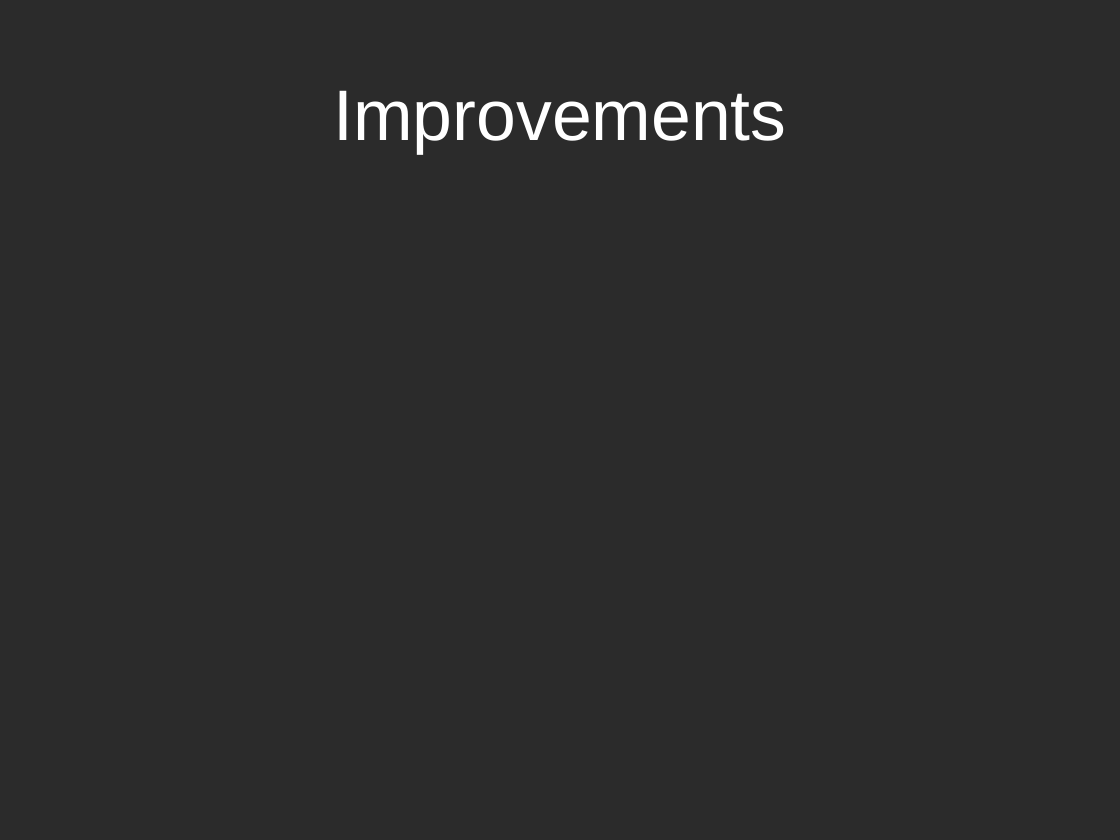
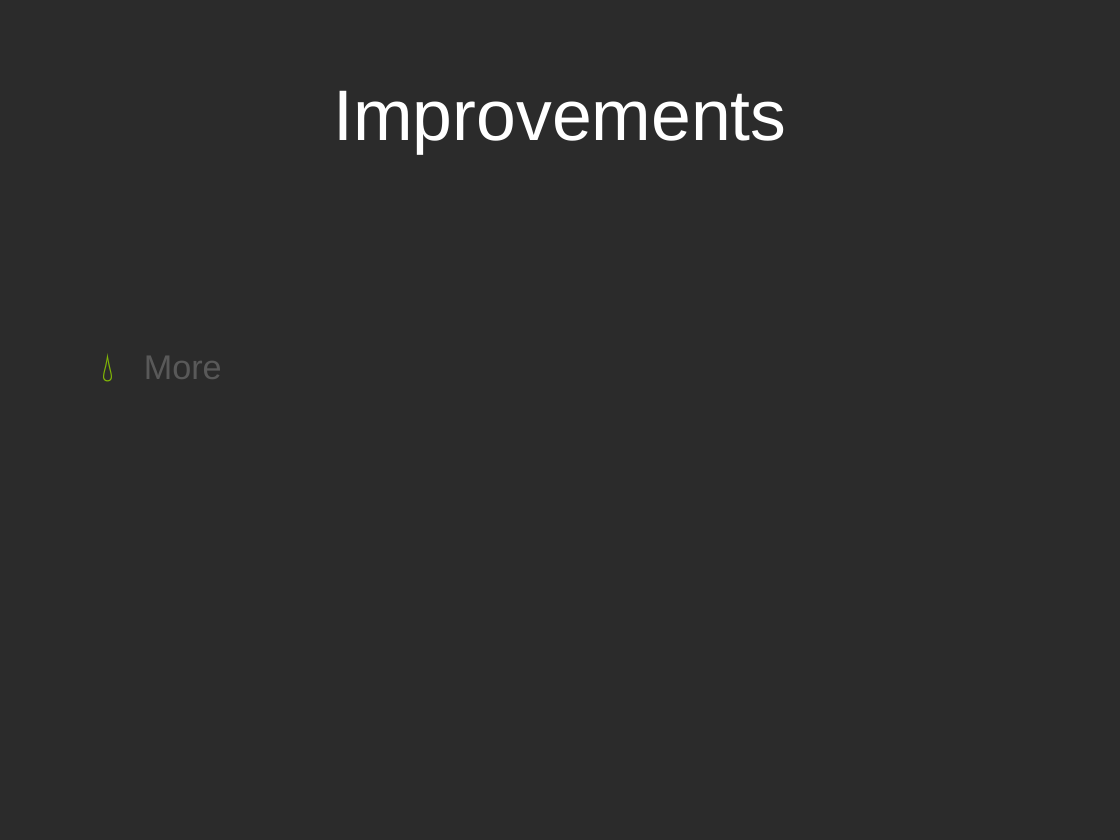
Before and after one commit to tbcdns/CyberCoach, a slide deck: slide 8 of doc/Presentation.pptx. Drawn at 1120x840 pixels with LibreOffice and Linux fonts; fonts in the diff are those of the drawing; background and template pictures are left out; a plain dark background stands for a picture behind light text. Boxes give left, top, right and bottom in pixels: in the first picture for what was removed or moved away, otherwise in the second. Text is boxed around its words. In the diff, an @@ line names an element or a change of style, - is before the commit and + after.

```diff
--- a/doc/Presentation.pptx
+++ b/doc/Presentation.pptx
@@ text added at box(144, 356, 222, 379), 22 pt, text #595959 @@
+💧 More
```
Also in this commit, not shown: 1 other slide changed, 3 other files.
